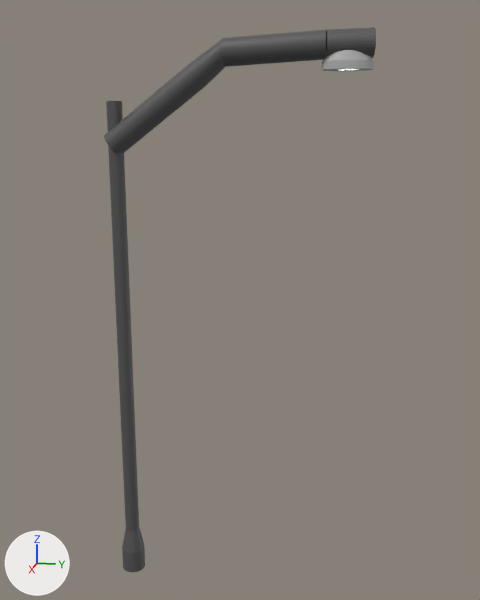
An edit to the FBX model Assets/Models/World/StreetLamp.fbx, drawn before and after from the same camera.
Rendered twice from a 50 mm lens placed at (12.68, 5.02, 9.32), pointed at (-0.19, 2.44, 6.1). The lights are fixed; the arrows at lower left show +X, +Y and +Z. Where no turn or scale is listed for an object, it has been applied to the vertices. Vertices at the same position are counted once.
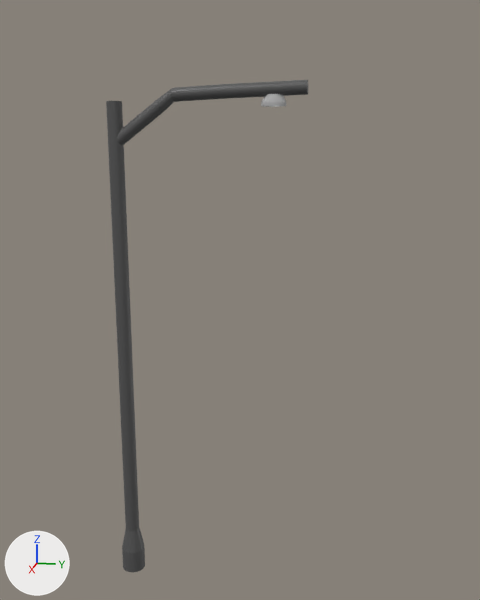
Boxes (x1, y1, x2, y2) around the edits, measured in the pictures (480 x 600 px):
'Cylinder.001', reshaped, rescaled (14% narrower, 48% shorter): before (104, 29, 327, 154); after (117, 80, 308, 145)
'Cylinder.002', deleted: before (326, 27, 376, 58)
'Cylinder.003', moved, rescaled: before (322, 50, 374, 71); after (261, 94, 286, 107)
part 1 of me_cylinder_001, built on: after (221, 80, 308, 99)

The change, as a list of edits to the scene's bpy script:
```text
Change me_cylinder_001:
    used by ob_cylinder_001; location = (0.0, 0.14, 9.31); rotation_euler = (-0.936, 0.0, 0.0), in degrees (-54, 0, 0); scale = (0.25, 0.25, 0.25)
    remove me_cylinder_001.from_pydata(...)  # 160 vertices, 130 faces; spans x -1.0..1.0, y -1.0..5.0, z -1.0..17.0
    add me_cylinder_001.from_pydata(...)  # 224 vertices, 194 faces; spans x -1.0..1.0, y -1.0..11.9, z -1.0..27.1
    me_cylinder_001 part 1
    1 face is deleted
    8 vertices are added at x -1.0..1.0, y 6.7..11.9, z 18.7..26.6
    19 new vertices lie (0.0, 1.9, 2.8) away from vertices in x -1.0..1.0, y 3.3..4.9, z 15.9..17.0
    10 new vertices lie (0.0, 2.0, 2.8) away from vertices in x -1.0..1.0, y 3.4..4.9, z 15.9..16.9
    17 new vertices lie (0.0, 5.0, 7.3) away from vertices in x -1.0..1.0, y 5.2..6.9, z 18.7..19.8
    10 new vertices lie (0.0, 5.0, 7.4) away from vertices in x -1.0..1.0, y 5.3..6.6, z 18.8..19.7
    65 new faces join them
Change ob_cylinder_001:
    ob_cylinder_001.scale: (0.25, 0.25, 0.25) -> (0.129, 0.129, 0.129)
Change ob_cylinder_003:
    ob_cylinder_003.location: (-0.01, 4.44, 10.7) -> (0.01, 3.12, 9.98)
    ob_cylinder_003.scale: (0.182, 0.318, 0.2) -> (0.0923, 0.161, 0.101)
Remove ob_cylinder_002:
    ob_cylinder_002 = bpy.data.objects.new('Cylinder.002', me_cylinder_002)
    ob_cylinder_002.location = (0.05, 4.63, 10.92)
```
